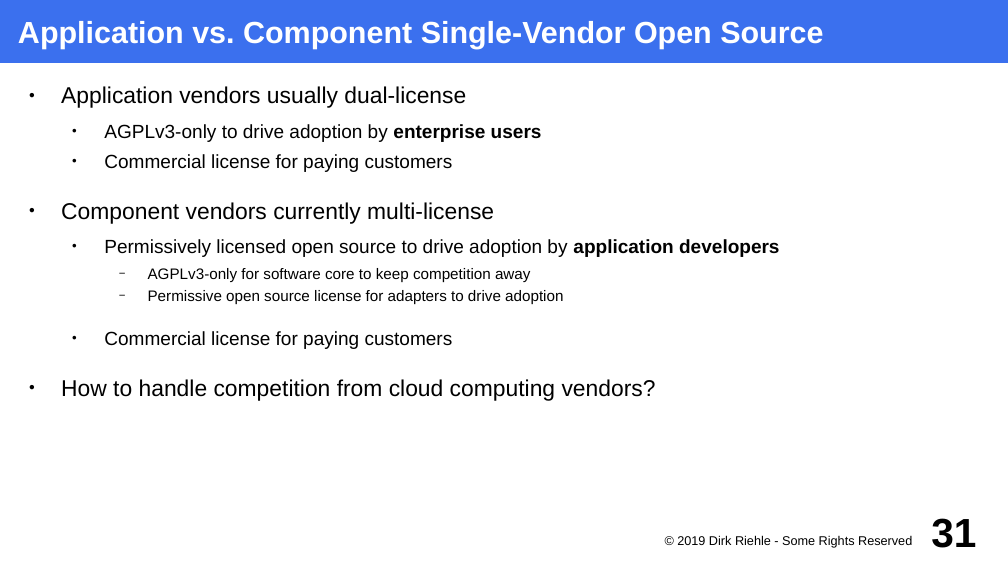
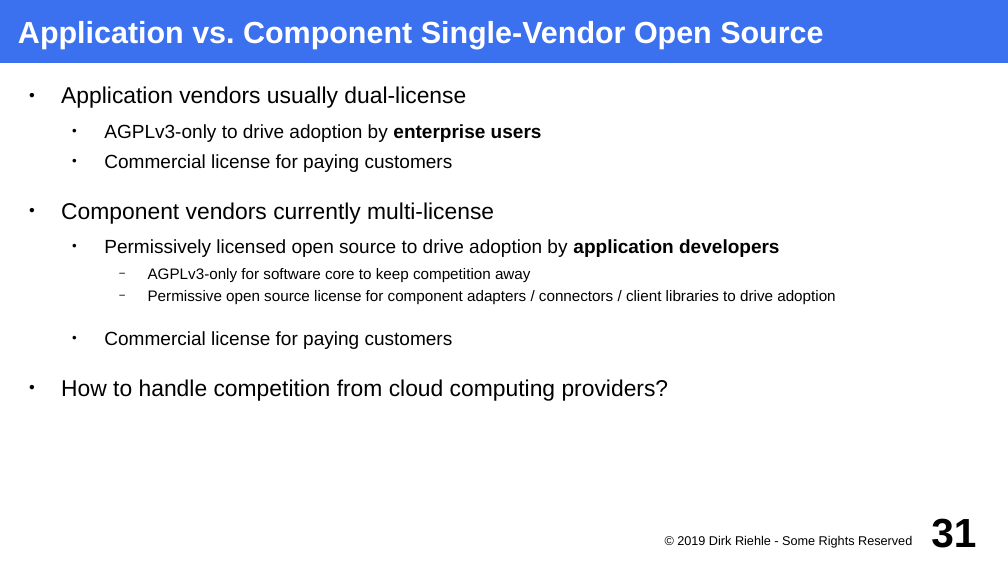
Before and after one commit to dirkriehle/foss-course, a slide deck: slide 31 of Lecture slides/FOSS C06 - Single-Vendor Firms.odp. Drawn at 1008x567 pixels with LibreOffice and Linux fonts; fonts in the diff are those of the drawing. Boxes give left, top, right and bottom in pixels: in the first picture for what was removed or moved away, otherwise in the second. Text is boxed around its words. In the diff, an @@ line names an element or a change of style, - is before the commit and + after.

Commit message:
Update to fix typo in single vendor slides

```diff
--- a/Lecture slides/FOSS C06 - Single-Vendor Firms.odp
+++ b/Lecture slides/FOSS C06 - Single-Vendor Firms.odp
@@ text at (x1=148, y1=290, x2=835, y2=304): text changed @@
-    − Permissive open source license for adapters to drive adoption
+    − Permissive open source license for component adapters / connectors / client libraries to drive adoption
@@ text at (x1=61, y1=379, x2=669, y2=401): text changed @@
-● How to handle competition from cloud computing vendors?
+● How to handle competition from cloud computing providers?
```
Also in this commit, not shown: 1 other file.
